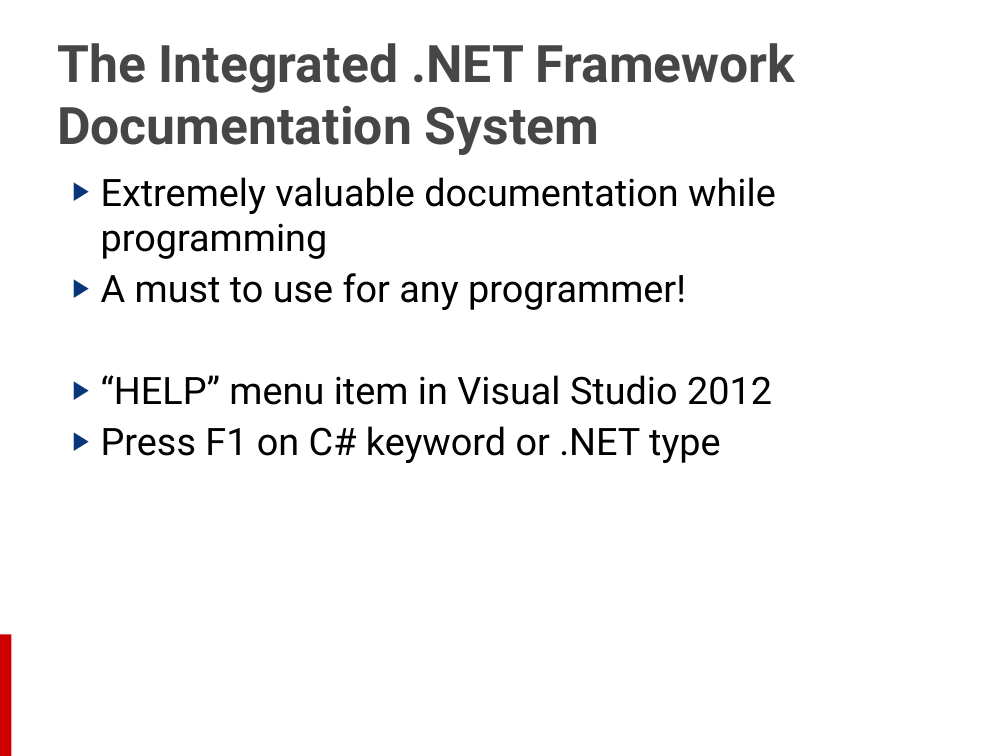
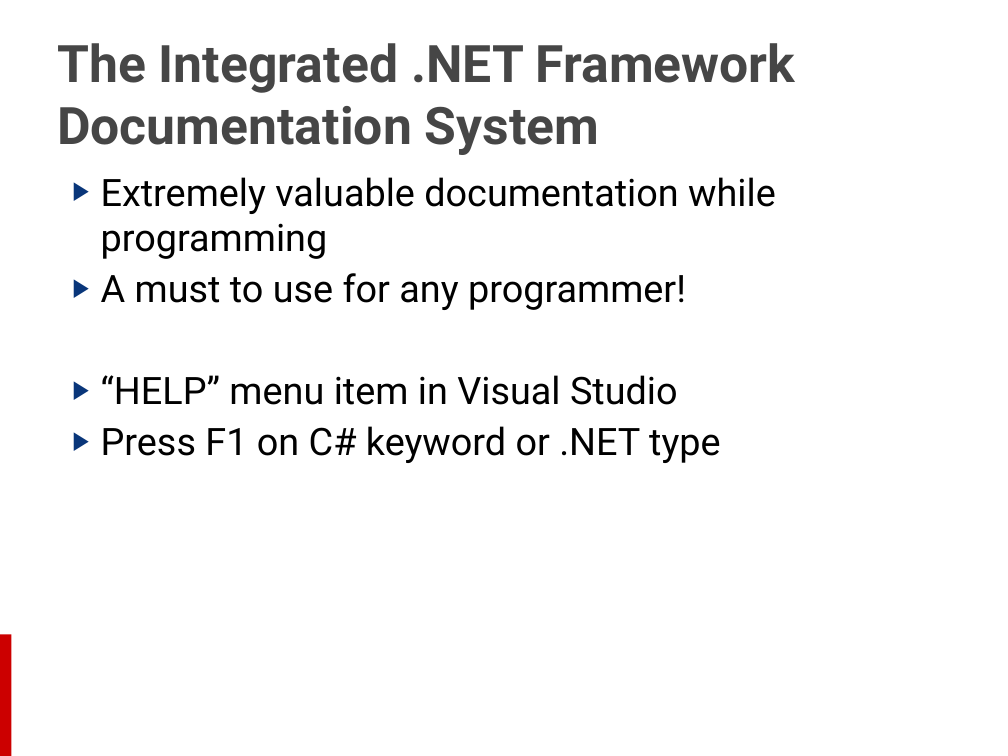
Before and after one commit to martinesmann/cs-70-483, a slide deck: slide 20 of Modules/Module 01 - Introduction to C#, .NET and VS/01 - Introduction to C#, .NET and VS.pptx (slide 24 before the commit). Drawn at 1008x756 pixels with LibreOffice and Linux fonts; fonts in the diff are those of the drawing; background and template pictures are left out. Boxes give left, top, right and bottom in pixels: in the first picture for what was removed or moved away, otherwise in the second. Text is boxed around its words. In the diff, an @@ line names an element or a change of style, - is before the commit and + after.

```diff
--- a/Modules/Module 01 - Introduction to C#, .NET and VS/01 - Introduction to C#, .NET and VS.pptx
+++ b/Modules/Module 01 - Introduction to C#, .NET and VS/01 - Introduction to C#, .NET and VS.pptx
@@ text at (x1=101, y1=375, x2=678, y2=405): text changed @@
-▶ “HELP” menu item in Visual Studio 2012
+▶ “HELP” menu item in Visual Studio
```
Also in this commit, not shown: 9 other slides changed, 5 slides removed, 5 other files.
